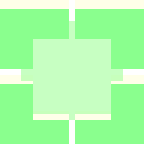
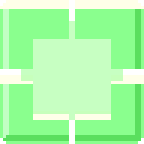
Revision of a layered 144 × 144 image; what changed, layer by layer:
painted on "shine" over [0, 0, 144, 141]
painted on "border" over [0, 0, 144, 144]
painted on "pane" over [0, 0, 144, 144]
